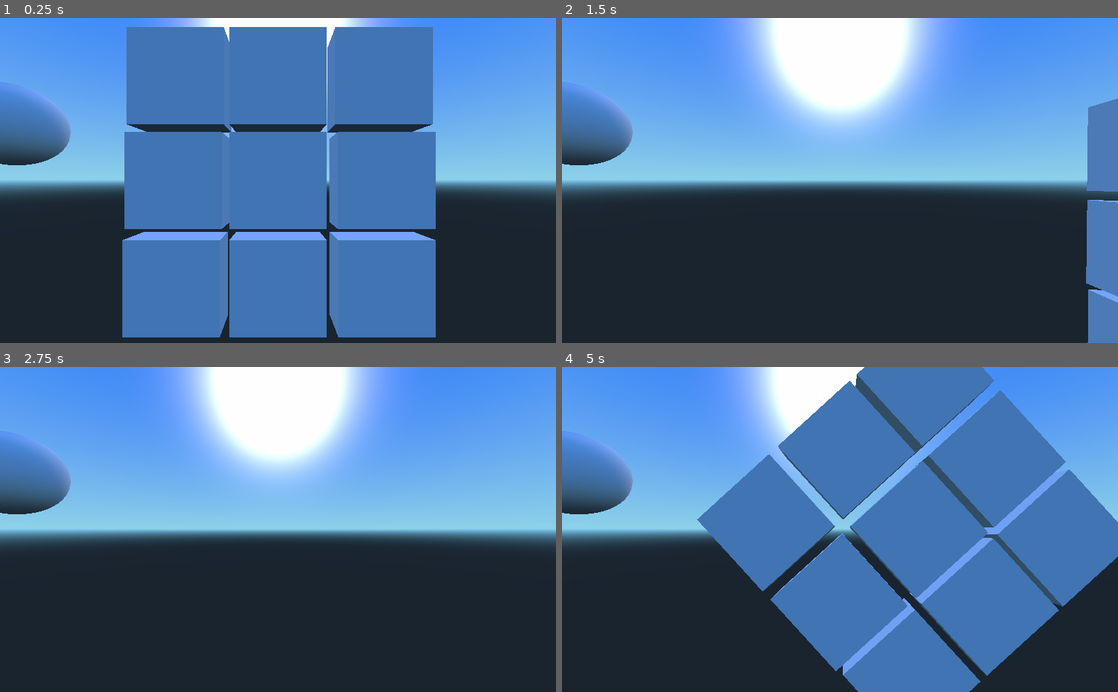
Above: before the commit, frames 1-4 (two rows, left to right).
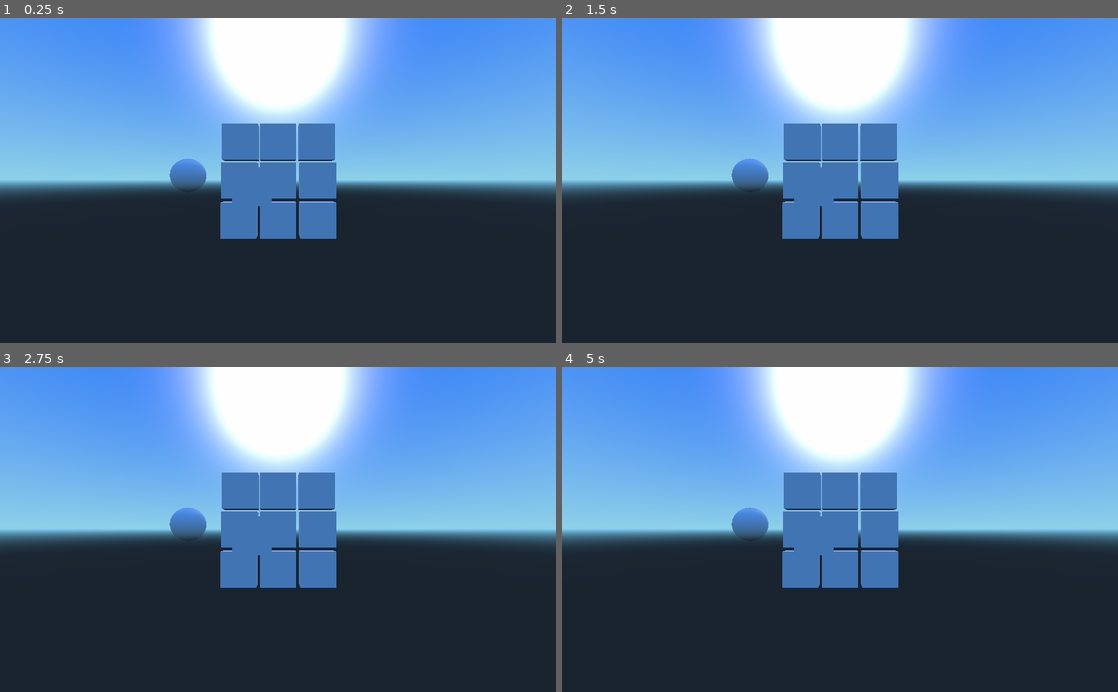
Above: after the commit, the same moments.

Repository: 9volt/ld43
Game: Godot game, scene res://joseph_play.tscn
Two runs of this game, one before a commit and one after it. Both use one fixed random seed, a clock stepped at 60 frames per second and the inputs below.
Inputs:
- Up to frame 1 (0.25 s): no input
- Up to frame 2 (1.5 s): tap Enter at 0.5 s; hold D (translate_right) 0.53-1.28 s; hold E (rotate_clockwise) 0.53-1.28 s; tap Q (rotate_widdershins) at 0.8, 1.35 s; hold S (translate_down) from 1.28 s (still down)
- Up to frame 3 (2.75 s): tap E (rotate_clockwise) at 1.55 s; release S (translate_down) at 2.03 s; hold D (translate_right) from 2.03 s (still down); hold E (rotate_clockwise) from 2.03 s (still down); tap Q (rotate_widdershins) at 2.3 s
- Up to frame 4 (5 s): tap Space at 2.75, 4.25 s; release D (translate_right) at 2.78 s; release E (rotate_clockwise) at 2.78 s; hold W (translate_up) 2.78-3.53 s; tap Q (rotate_widdershins) at 2.85, 3.8, 4.35 s; tap E (rotate_clockwise) at 3.05, 4.55 s; tap Enter at 3.5 s; hold E (rotate_clockwise) 3.53-4.28 s; hold A (translate_left) from 3.53 s (still down)

The runs differ from the first frame. In frame 1, 49% of the frame differs, in the area x 0-79%, y 2-99%; in frame 2, 13%; in frame 3, 9.6%; in frame 4, 45%.

Commit message:
position based movement

Diff:
--- a/Ship.gd
+++ b/Ship.gd
@@ -13,26 +13,26 @@
 	# Initialization here
 	pass
 
-func _integrate_forces(state):
-	# Manually dampen movement
-	linear_velocity = linear_velocity * dampening
-	angular_velocity = angular_velocity * dampening
-
-	if Input.is_action_pressed("translate_up"):
-		linear_velocity.y = linear_velocity.y + trans_speed
-	if Input.is_action_pressed("translate_down"):
-		linear_velocity.y = linear_velocity.y - trans_speed
-	if Input.is_action_pressed("translate_left"):
-		linear_velocity.x = linear_velocity.x - trans_speed
-	if Input.is_action_pressed("translate_right"):
-		linear_velocity.x = linear_velocity.x + trans_speed
-	if Input.is_action_pressed("rotate_clockwise"):
-		angular_velocity.z = angular_velocity.z + rot_speed
-	if Input.is_action_pressed("rotate_widdershins"):
-		angular_velocity.z = angular_velocity.z - rot_speed
-
-	state.set_linear_velocity(linear_velocity)
-	state.set_angular_velocity(angular_velocity)
+#func _integrate_forces(state):
+#	# Manually dampen movement
+#	linear_velocity = linear_velocity * dampening
+#	angular_velocity = angular_velocity * dampening
+#
+#	if Input.is_action_pressed("translate_up"):
+#		linear_velocity.y = linear_velocity.y + trans_speed
+#	if Input.is_action_pressed("translate_down"):
+#		linear_velocity.y = linear_velocity.y - trans_speed
+#	if Input.is_action_pressed("translate_left"):
+#		linear_velocity.x = linear_velocity.x - trans_speed
+#	if Input.is_action_pressed("translate_right"):
+#		linear_velocity.x = linear_velocity.x + trans_speed
+#	if Input.is_action_pressed("rotate_clockwise"):
+#		angular_velocity.z = angular_velocity.z + rot_speed
+#	if Input.is_action_pressed("rotate_widdershins"):
+#		angular_velocity.z = angular_velocity.z - rot_speed
+#
+#	state.set_linear_velocity(linear_velocity)
+#	state.set_angular_velocity(angular_velocity)
 
 func _process(delta):
 	# Called every frame. Delta is time since last frame.
--- a/Ship.tscn
+++ b/Ship.tscn
@@ -1,7 +1,8 @@
-[gd_scene load_steps=3 format=2]
+[gd_scene load_steps=4 format=2]
 
 [ext_resource path="res://Ship.gd" type="Script" id=1]
 [ext_resource path="res://Component.tscn" type="PackedScene" id=2]
+[ext_resource path="res://Thruster.tscn" type="PackedScene" id=3]
 
 [node name="Ship" type="RigidBody"]
 
@@ -22,9 +23,9 @@
 can_sleep = true
 axis_lock_linear_x = false
 axis_lock_linear_y = false
-axis_lock_linear_z = false
-axis_lock_angular_x = false
-axis_lock_angular_y = false
+axis_lock_linear_z = true
+axis_lock_angular_x = true
+axis_lock_angular_y = true
 axis_lock_angular_z = false
 linear_velocity = Vector3( 0, 0, 0 )
 linear_damp = -1.0
@@ -69,3 +70,7 @@
 [node name="Component5" parent="." index="8" instance=ExtResource( 2 )]
 
 transform = Transform( 1, 0, 0, 0, 1, 0, 0, 0, 1, 2.24183, -2.22861, 0 )
+
+[node name="Thruster" parent="." index="9" instance=ExtResource( 3 )]
+
+transform = Transform( 1, 0, 0, 0, 1, 0, 0, 0, 1, -1.33005, -0.316917, 0.95932 )
--- /dev/null
+++ b/Thruster.gd
@@ -0,0 +1,29 @@
+extends CollisionShape
+
+# class member variables go here, for example:
+# var a = 2
+# var b = "textvar"
+export (float) var thrust = 0.1
+
+func _ready():
+	# Called when the node is added to the scene for the first time.
+	# Initialization here
+	pass
+
+func _process(delta):
+	# Called every frame. Delta is time since last frame.
+	# Update game logic here.
+	var basis = get_transform().basis
+
+	var ship = get_tree().get_root().find_node("Ship", true, false)
+
+	basis = ship.get_transform().basis
+
+	if Input.is_action_pressed("ui_left"):
+		ship.apply_impulse(Vector3(0, 0, 0), basis.x * -thrust)
+	if Input.is_action_pressed("ui_right"):
+		ship.apply_impulse(Vector3(0, 0, 0), basis.x * thrust)
+	if Input.is_action_pressed("ui_up"):
+		ship.apply_impulse(Vector3(0, 0, 0), basis.y * thrust)
+	if Input.is_action_pressed("ui_down"):
+		ship.apply_impulse(Vector3(0, 0, 0), basis.y * -thrust)
--- /dev/null
+++ b/Thruster.tscn
@@ -0,0 +1,39 @@
+[gd_scene load_steps=4 format=2]
+
+[ext_resource path="res://Thruster.gd" type="Script" id=1]
+
+[sub_resource type="BoxShape" id=2]
+
+extents = Vector3( 1, 1, 0.35883 )
+
+[sub_resource type="CubeMesh" id=1]
+
+custom_aabb = AABB( 0, 0, 0, 0, 0, 0 )
+size = Vector3( 2, 2, 2 )
+subdivide_width = 0
+subdivide_height = 0
+subdivide_depth = 0
+
+[node name="Thruster" type="CollisionShape"]
+
+shape = SubResource( 2 )
+disabled = false
+script = ExtResource( 1 )
+_sections_unfolded = [ "Collision" ]
+thrust = 0.1
+
+[node name="MeshInstance" type="MeshInstance" parent="." index="0"]
+
+transform = Transform( 1, 0, 0, 0, 1, 0, 0, 0, 0.348659, 0, 0, 0 )
+layers = 1
+material_override = null
+cast_shadow = 1
+extra_cull_margin = 0.0
+use_in_baked_light = false
+lod_min_distance = 0.0
+lod_min_hysteresis = 0.0
+lod_max_distance = 0.0
+lod_max_hysteresis = 0.0
+mesh = SubResource( 1 )
+skeleton = NodePath("..")
+material/0 = null
--- a/joseph_play.tscn
+++ b/joseph_play.tscn
@@ -33,13 +33,13 @@
 
 [node name="Ship" parent="." index="0" instance=ExtResource( 1 )]
 
-transform = Transform( 0.403048, 0, 0, 0, 0.403048, 0, 0, 0, 0.403048, 0, 0, -1.79914 )
+transform = Transform( 0.403048, 0, 0, 0, 0.403048, 0, 0, 0, 0.403048, 0, 0, -4.62321 )
 _sections_unfolded = [ "Angular", "Axis Lock", "Linear", "Transform", "Visibility" ]
 dampening = 0.8
 
 [node name="fastroid" type="RigidBody" parent="." index="1"]
 
-transform = Transform( 0.354878, 0, 0, 0, 0.354878, 0, 0, 0, 0.354878, -2.357, 0.491395, -1.78497 )
+transform = Transform( 0.354878, 0, 0, 0, 0.354878, 0, 0, 0, 0.354878, -1.89726, 0.108653, -4.25942 )
 input_ray_pickable = true
 input_capture_on_drag = false
 collision_layer = 1
--- a/quasar_play2.tscn
+++ b/quasar_play2.tscn
@@ -1,24 +1,11 @@
-[gd_scene load_steps=5 format=2]
+[gd_scene load_steps=3 format=2]
 
 [ext_resource path="res://Ship.tscn" type="PackedScene" id=1]
 [ext_resource path="res://aseroids.tscn" type="PackedScene" id=2]
 
-[sub_resource type="SphereMesh" id=1]
+[node name="Camera" type="Camera"]
 
-custom_aabb = AABB( 0, 0, 0, 0, 0, 0 )
-radius = 1.0
-height = 2.0
-radial_segments = 64
-rings = 32
-is_hemisphere = false
-
-[sub_resource type="SphereShape" id=2]
-
-radius = 1.0
-
-[node name="Camera" type="Camera" index="0"]
-
-transform = Transform( 1, 0, 0, 0, 1, 0, 0, 0, 1, 0.00503159, 1.19209e-007, 1.11977 )
+transform = Transform( 1, 0, 0, 0, 1, 0, 0, 0, 1, 0.00503159, 1.19209e-07, 1.11977 )
 keep_aspect = 1
 cull_mask = 1048575
 environment = null
@@ -38,59 +25,7 @@
 _sections_unfolded = [ "Angular", "Axis Lock", "Linear", "Transform", "Visibility" ]
 dampening = 0.8
 
-[node name="fastroid" type="RigidBody" parent="." index="1"]
-
-transform = Transform( 0.354878, 0, 0, 0, 0.354878, 0, 0, 0, 0.354878, -2.357, 0.491395, -1.78497 )
-input_ray_pickable = true
-input_capture_on_drag = false
-collision_layer = 1
-collision_mask = 1
-mode = 0
-mass = 1.0
-friction = 1.0
-bounce = 0.0
-gravity_scale = 0.0
-custom_integrator = false
-continuous_cd = false
-contacts_reported = 0
-contact_monitor = false
-sleeping = false
-can_sleep = true
-axis_lock_linear_x = false
-axis_lock_linear_y = false
-axis_lock_linear_z = false
-axis_lock_angular_x = false
-axis_lock_angular_y = false
-axis_lock_angular_z = false
-linear_velocity = Vector3( 0, 0, 0 )
-linear_damp = -1.0
-angular_velocity = Vector3( 0, 0, 0 )
-angular_damp = -1.0
-_sections_unfolded = [ "Transform" ]
-
-[node name="MeshInstance" type="MeshInstance" parent="fastroid" index="0"]
-
-layers = 1
-material_override = null
-cast_shadow = 1
-extra_cull_margin = 0.0
-use_in_baked_light = false
-lod_min_distance = 0.0
-lod_min_hysteresis = 0.0
-lod_max_distance = 0.0
-lod_max_hysteresis = 0.0
-mesh = SubResource( 1 )
-skeleton = NodePath("..")
-material/0 = null
-_sections_unfolded = [ "Transform" ]
-
-[node name="CollisionShape" type="CollisionShape" parent="fastroid" index="1"]
-
-shape = SubResource( 2 )
-disabled = false
-_sections_unfolded = [ "Transform" ]
-
-[node name="Asteroids" parent="." index="2" instance=ExtResource( 2 )]
+[node name="Asteroids" parent="." index="1" instance=ExtResource( 2 )]
 
 transform = Transform( 1, 0, 0, 0, 1, 0, 0, 0, 1, 0, 0, -1.32135 )
 _sections_unfolded = [ "Transform" ]
